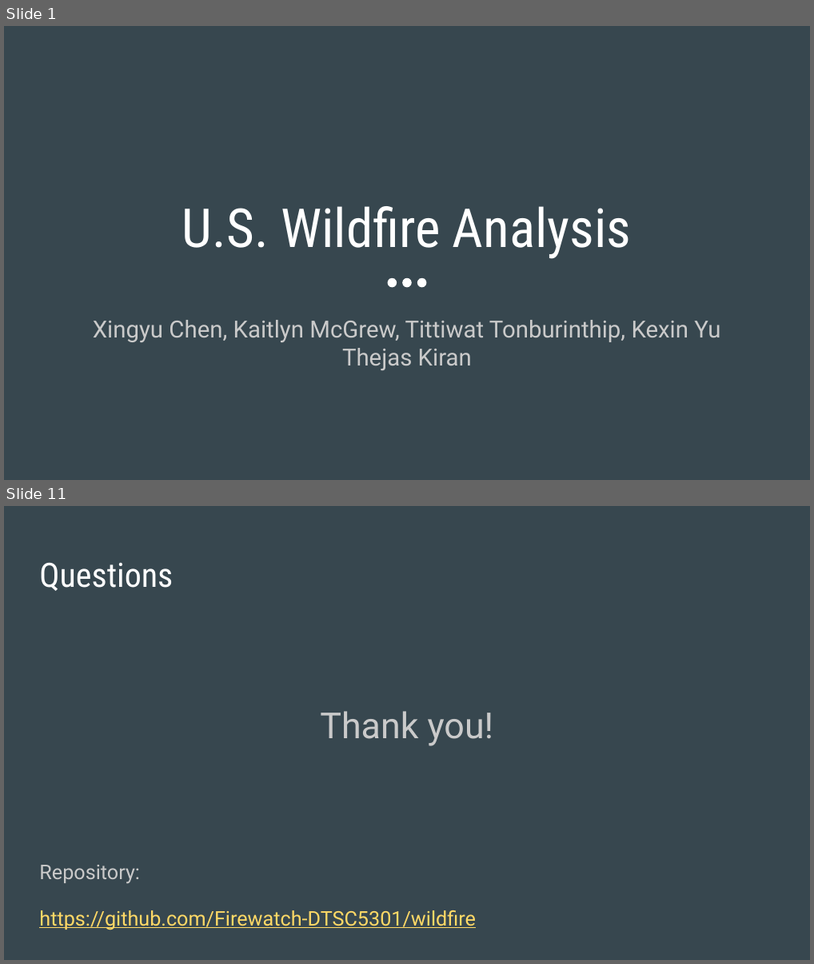
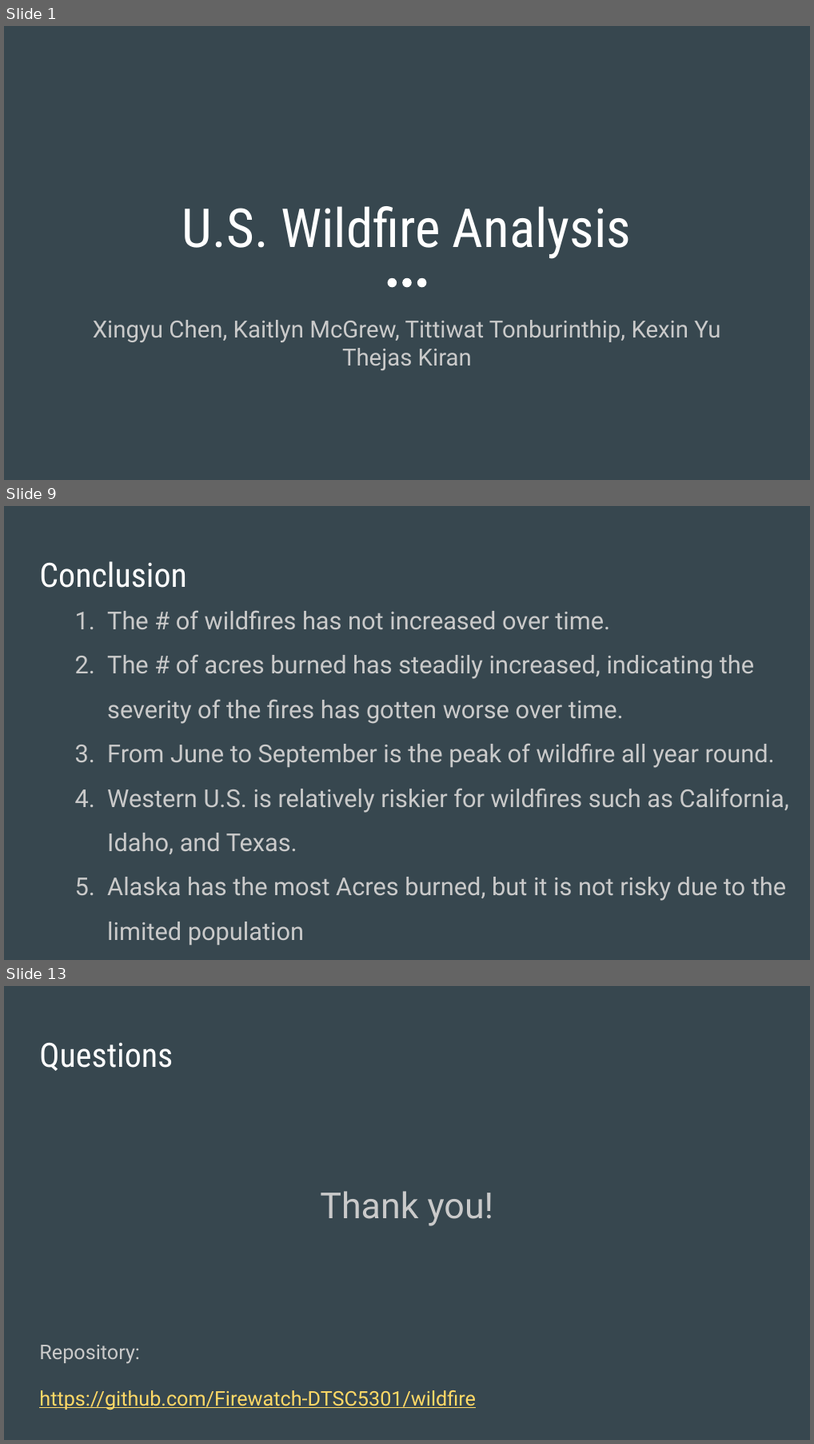
Before and after one commit to Firewatch-DTSC5301/wildfire, a slide deck: Firewatch_Presentation.pptx. Shown one above the other, each under a label of ours: slides 1 and 11 before the commit, slides 1, 9 and 13 after it; the slides between them are not shown. The pictures are 814x964 and 814x1444 pixels, drawn with LibreOffice and Linux fonts; fonts in the diff are those of the drawing. Boxes give left, top, right and bottom in pixels: in the first picture for what was removed or moved away, otherwise in the second. Text is boxed around its words. In the diff, an @@ line names an element or a change of style, - is before the commit and + after.

```diff
--- a/Firewatch_Presentation.pptx
+++ b/Firewatch_Presentation.pptx
@@ slide 9 added at (4, 506, 810, 960), background #37474F @@
@@ title added at (39, 561, 186, 588), 30 pt, text #FFFFFF @@
+Conclusion
@@ text added at (107, 610, 790, 900), 22 pt, text #CACACA @@
+1. The # of wildfires has not increased over time.
+2. The # of acres burned has steadily increased, indicating the severity of the fires has gotten worse over time.
+3. From June to September is the peak of wildfire all year round.
+4. Western U.S. is relatively riskier for wildfires such as California, Idaho, and Texas.
+5. Alaska has the most Acres burned, but it is not risky due to the limited population
@@ what was slide 11 is now slide 13 @@
```
Also in this commit, not shown: 7 slides changed, 3 other slides added, 2 slides removed.
